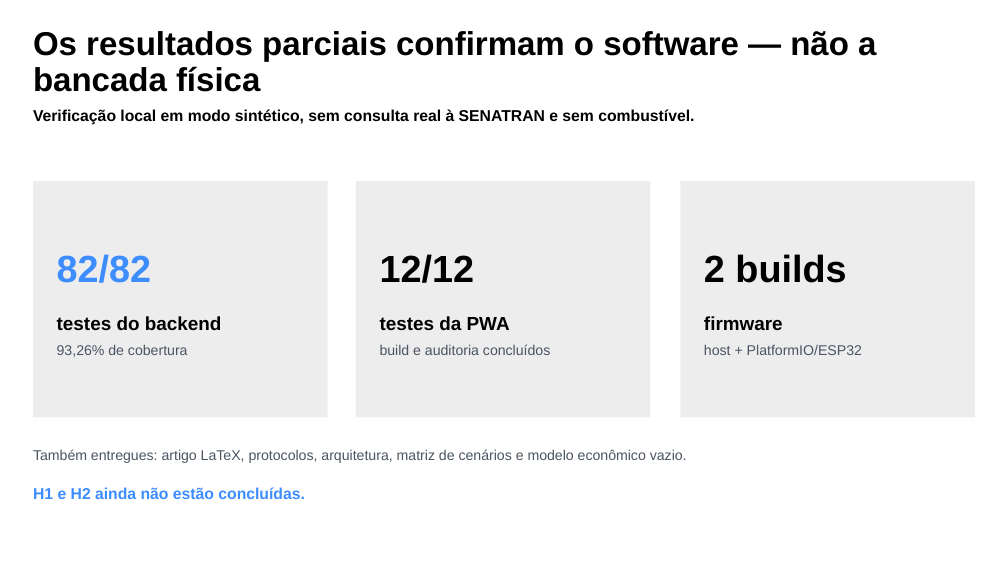
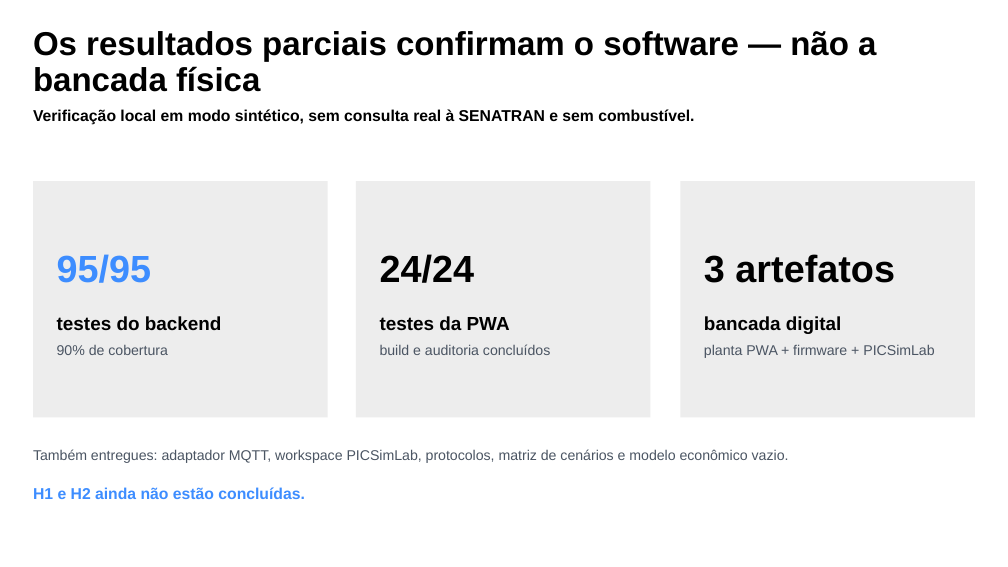
Before and after one commit to gabrielNahmur/TCC, a slide deck: slide 9 of presentation/seminario-andamento.pptx. Drawn at 1008x567 pixels with LibreOffice and Linux fonts; fonts in the diff are those of the drawing. Boxes give left, top, right and bottom in pixels: in the first picture for what was removed or moved away, otherwise in the second. Text is boxed around its words. In the diff, an @@ line names an element or a change of style, - is before the commit and + after.

Commit message:
TCC-17: atualiza artigo e entregaveis academicos
Inclui o seminario, o Sprint 1 editavel e as apresentacoes. Usa referencias relativas nas notas e restringe o versionamento aos artefatos academicos.

```diff
--- a/presentation/seminario-andamento.pptx
+++ b/presentation/seminario-andamento.pptx
@@ text at (57, 254, 152, 283): text changed @@
-82/82
+95/95
@@ text at (380, 254, 475, 283): text changed @@
-12/12
+24/24
@@ text at (704, 254, 895, 283): text changed @@
-2 builds
+3 artefatos
@@ text at (704, 316, 934, 358): text changed @@
-firmware
-host + PlatformIO/ESP32
+bancada digital
+planta PWA + firmware + PICSimLab
@@ text at (57, 345, 168, 355): text changed @@
-93,26% de cobertura
+90% de cobertura
@@ text at (33, 449, 789, 463): text changed @@
-Também entregues: artigo LaTeX, protocolos, arquitetura, matriz de cenários e modelo econômico vazio.
+Também entregues: adaptador MQTT, workspace PICSimLab, protocolos, matriz de cenários e modelo econômico vazio.
```
Also in this commit, not shown: 3 other slides changed, 28 other files.
